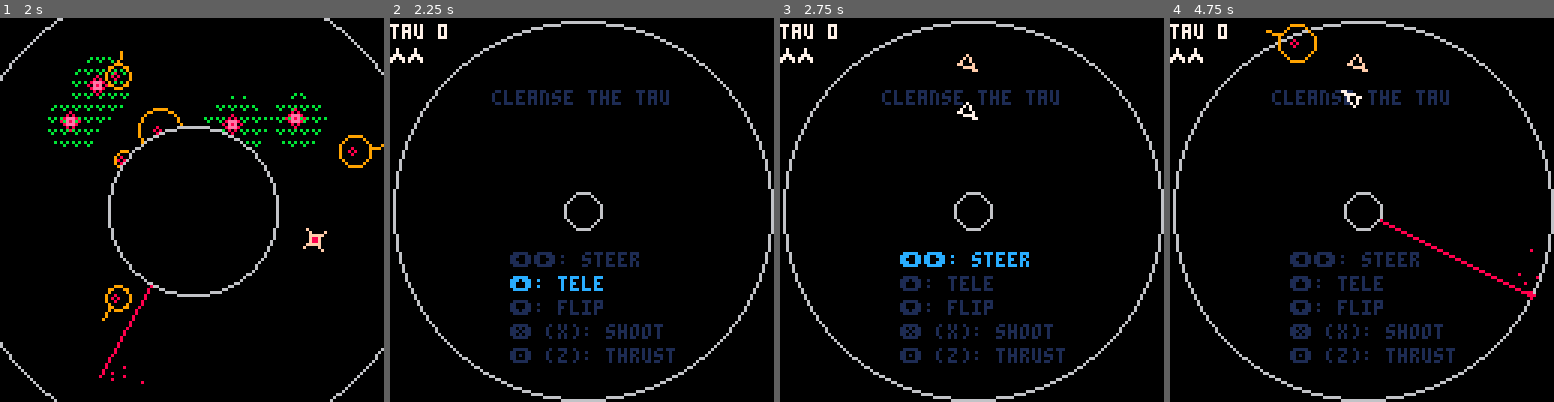
Above: before the commit, frames 1-4 (left to right).
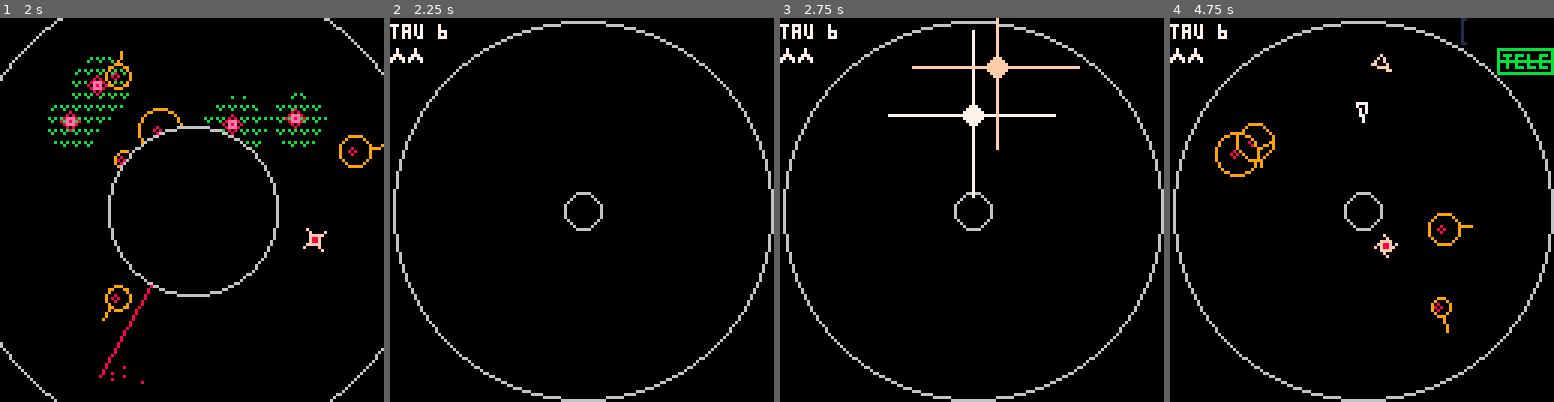
Above: after the commit, the same moments.

Repository: caseylabrack/laser
Game: PICO-8 cartridge zaag.p8
The game is run twice, just before and just after one commit, with the same random seed, the same clock (stepped at 60 frames per second) and the same inputs.
Inputs:
- Up to frame 1 (2 s): tap X (X key) at 0.33, 1.07, 1.85 s; tap O (Z key) at 0.7, 1.7 s; hold Right from 1.6 s (still down)
- Up to frame 2 (2.25 s): release Right at 2.1 s; tap O (Z key) at 2.1 s; hold Up from 2.15 s (still down)
- Up to frame 3 (2.75 s): release Up at 2.42 s; hold Right from 2.47 s (still down); tap O (Z key) at 2.5 s
- Up to frame 4 (4.75 s): tap O (Z key) every 0.4 s from 2.9 to 4.5 s; tap X (X key) at 2.97, 4.08 s; release Right at 3.03 s; hold Left 3.08-3.58 s; hold Down 3.63-3.97 s; hold Right 4.02-4.68 s; hold Up from 4.73 s (still down)

Frame 1 is identical in both runs. In frame 2, 3.3% of the frame differs, in the area x 13-75%, y 1-90%; in frame 3, 4.8%; in frame 4, 5.9%, in the area x 11-100%, y 0-90%.

Commit message:
player spawning, tele, dying, getting targeted. low on tokens

Diff:
--- a/zaag.p8
+++ b/zaag.p8
@@ -10,6 +10,7 @@
 --  game win: promenade. intro: gnome. boss: meno mosso
 --  improve level transition. particles? faux 3d (tempest)? ship zooms in (tempest)?
 --  different rocket trail
+--  gun ready animation maybe
 
 version=34
 dmg={
@@ -186,7 +187,8 @@
 end
 
 if boss.enabled then
-	local towardplayer=atan2(p.x-64,p.y-64)
+	local targetplayer=closestplayer(boss)
+	local towardplayer=atan2(targetplayer.x-64,targetplayer.y-64)
 	--boss attack
 	if boss.state=="spawn" then
 		if #boss.bulges<boss.spawnnum then
@@ -428,7 +430,7 @@
 -- safe zones
 for z in all(zs) do
 	if z.state=="idle" then
-		if touching(p,z) then
+		if touching(ps[1],z) or (ps[2].playing and ps[2].enabled and touching(ps[2],z)) then
 			z.state="shrinking"
 		end
 	elseif z.state=="shrinking" then
@@ -667,7 +669,7 @@
 	end
 
 	if not ps[1].enabled and not ps[2].enabled then
-		log="lose"
+--		log="lose"
 		extralives-=1
 		state="death"
 		local a=cocreate(death)
@@ -821,9 +823,9 @@
 	circ(v.x,v.y,v.r,tick-v.hit>2 and 9 or 7)
 	spr(2,v.x-4,v.y-4)
 	local a=atan2(v.dx,v.dy)-.5
-	local x=v.x+cos(a)*v.r
-	local y=v.y+sin(a)*v.r
-	local m=dist(0,0,v.dx,v.dy)*3
+	local x,y,m=v.x+cos(a)*v.r,
+													v.y+sin(a)*v.r,
+													dist(0,0,v.dx,v.dy)*3
 	line(x,y,x+cos(a)*m,y+sin(a)*m)
 end
 
@@ -845,7 +847,8 @@
 		end
 	end
 
-	local top=atan2(p.x-boss.x,p.y-boss.y)
+	local targetplayer=closestplayer(boss)
+	local top=atan2(targetplayer.x-boss.x,targetplayer.y-boss.y)
 	local x,y,x2,y2=0,52,20,72
 	palt(0,false)
 	palt(10,true)
@@ -856,7 +859,6 @@
 	sspr(x,y,wid,wid,
 	boss.x-scale/2,boss.y-scale/2,
 	scale,scale)
-	log=wid
 	palt()
 
 	-- if boss dying,center eye elements
@@ -875,47 +877,56 @@
 --bullet
 for b in all(bs) do
 	b:render()
---	line(b.x,b.y,b.x-b.dx,b.y-b.dy,12)
---end
---if b.enabled then
---	line(b.x,b.y,b.x-b.dx,b.y-b.dy,12)
-end
-
---for bp in all(b.parts) do
---	pset(bp.x,bp.y,12)
---end
+end
 
 if wipe and costatus(wipe)~="dead" then coresume(wipe) end
-if dethparts and costatus(dethparts)~="dead" then coresume(dethparts) end
+--if dethparts and costatus(dethparts)~="dead" then coresume(dethparts) end
 if blink and costatus(blink)~="dead" then coresume(blink) end
 
 pal()
 
 if state=="running" then
 	--gun countdown
---	local x,y,x2,y2=97,0,127,8
---	local pct=min(p.gun/p.gunfull,1)
---	local f=p.gun<p.gunfull and 1 or 12
---	if p.gunfail then
--- 	f=8
---		p.gunfail=false
---	end
---	clip(x,y,(x2-x)*pct+1,y2+1)
---	rect(x,y,x2,y2,f)
---	print("gun rdy",x+2,y+2,f)
---
---	--hop countdown
---	local f=p.charge<p.fullcharge and 3 or 11
---	if p.hopfail then
---		f=8
---		p.hopfail=false
---	end
--- local pct=min(p.charge/p.fullcharge,1)
---	local x,x2,y,y2=109,127,10,18
---	clip(x,y,(x2-x)*pct+1,10)
---	rect(x,y,x2,y2,f)
---	clip()
---	print("tele",x+2,y+2,f)
+	local p=ps[1]
+	local x,y,x2,y2=97,0,127,8
+	local pct=min(p.gun/p.gunfull,1)
+	local f=p.gun<p.gunfull and 1 or 12
+	if p.gunfail then
+ 	f=8
+		p.gunfail=false
+	end
+	clip(x,y,(x2-x)*pct+1,y2+1)
+	rect(x,y,x2,y2,f)
+	print("gun rdy",x+2,y+2,f)
+
+ --hop countdown
+	if not ps[2].playing then
+		local f=p.charge<p.fullcharge and 3 or 11
+		if p.hopfail then
+			f=8
+			p.hopfail=false
+		end
+	 local pct=min(p.charge/p.fullcharge,1)
+		local x,x2,y,y2=109,127,10,18
+		clip(x,y,(x2-x)*pct+1,10)
+		rect(x,y,x2,y2,f)
+		clip()
+		print("tele",x+2,y+2,f)
+	else
+		for p in all(ps) do
+			local f=p.charge<p.fullcharge and 3 or 11
+			if p.hopfail then
+				f=8
+				p.hopfail=false
+			end
+		 local pct=min(p.charge/p.fullcharge,1)
+			local x,x2,y,y2=109,127,p.id==0 and 10 or 14,p.id==0 and 14 or 18
+			clip(x,y,(x2-x)*pct+1,10)
+			rect(x,y,x2,y2,f)
+			clip()
+		end
+		print("tele",111,12,11)
+	end
 end
 
 if state=="running" or state=="setup" then
@@ -988,6 +999,7 @@
 function spawn()
 	state="setup"
 	i=10 c=15
+	sfx(18)--player spawn noise
 	for p in all(ps) do
 		p:spawn()
 	end
@@ -1448,21 +1460,6 @@
 		yield()
 	end
 end
-
--- bullet hit animation
---function b:splash(num)
---	local num=num or 10
---	for i=1,num do
---		local ps={}
---		ps.x,ps.y=self.x,self.y
---		local d=rnd(4)
---		local ang=rndr(-.2,.2)
---		ps.dx=cos(b.a+.5+ang)*d
---		ps.dy=sin(b.a+.5+ang)*d
---		ps.t=rnd(6)
---		add(self.parts,ps)
---	end
---end
 -->8
 --player
 
@@ -1471,6 +1468,7 @@
 		add(ps,
 			setmetatable({
 			playing=true,id=i-1,--plyrs 0 and 1
+			pcolor=i==1 and 7 or 15,
 			x=80,y=30,dx=0,dy=0,
 			a=.75,t=.25,rt=.05,r=3,friction=.92,
 			hop=25,charge=230,fullcharge=230,hopfail=false,hopfailtick=0,
@@ -1478,6 +1476,7 @@
 			gun=0,gunfull=120,gunfail=false,gunfailtick=0,
 			flipready=10,fliplast=0,
 			deathlines={},deathpnts={},
+			spawnticks=0,
 
 			update=function(_ENV)
 				if not enabled then return end
@@ -1489,6 +1488,25 @@
 					 a+=.5
 					 fliplast=tick
 				 end
+				end
+				if btn(⬆️,id) then
+				 if charge>fullcharge then
+						local x1,y1=x,y
+						x+=cos(a)*hop
+						y+=sin(a)*hop
+						thrusting=false
+--						blink=cocreate(blink_anim)
+--						coresume(blink,x1,y1,p.x,p.y)
+						charge=0
+--						sleep=8
+						sfx(22)
+					else
+						if tick-hopfailtick>2 then
+							hopfail=true
+							sfx(12)
+							hopfailtick=tick
+						end
+					end
 				end
 				if btn(thrust_btn,id) then
 					dx+=cos(a)*t
@@ -1525,12 +1543,32 @@
 
 			render=function(_ENV)
 				if not enabled then return end
-				local lines,fire,prow=coords(_ENV)
-				if thrusting then
-					circfill(fire.x,fire.y,1,rndr(8,11))
-				end
-				for l in all(lines) do
-					line(l.x1,l.y1,l.x2,l.y2,id==0 and 7 or 15)
+
+				if spawnticks<8 then
+					local lines,fire,prow=coords(_ENV)
+					if thrusting then
+						circfill(fire.x,fire.y,1,rndr(8,11))
+					end
+					for l in all(lines) do
+						line(l.x1,l.y1,l.x2,l.y2,pcolor)
+					end
+				end
+
+				if spawnticks>0 then
+					spawnticks-=1
+					color(pcolor)
+					local t=0
+					if spawnticks>8 then --expand
+						t=1-(spawnticks-8)/8
+					else --contract
+						t=spawnticks/8
+					end
+					t=easeoutexpo(t)
+					line(x,y,x+30*t,y)
+					line(x,y,x-30*t,y)
+					line(x,y,x,y+30*t)
+					line(x,y,x,y-30*t)
+					circfill(x,y,t*4)
 				end
 			end,
 
@@ -1554,8 +1592,10 @@
 			end,
 
 			spawn=function(_ENV)
-				x,a,dx,dy,charge,gun=64,-.1,0,0,fullcharge,0
+				a,dx,dy,charge,gun=-.1,0,0,fullcharge,0
 				y=id==0 and 32 or 16
+				x=id==0 and 64 or 72
+				spawnticks=16
 			end,
 
 			death=function(_ENV,cause)
@@ -1566,6 +1606,7 @@
 					l.dr=rnd(.05) l.r=atan2(l.x2-l.x1,l.y2-l.y1)
 					local ang=atan2(l.midx-x,l.midy-y)
 					l.dx+=cos(ang)*.25 l.dy+=sin(ang)*.25
+					l.t=rndr(120,150)
 					add(deathlines,l)
 				end
 
@@ -1579,12 +1620,13 @@
 					local ang=atan2(z.x-x,z.y-y)
 					z.dx+=cos(ang)*0.1
 					z.dy+=sin(ang)*0.1
+					z.t=rndr(120,150)
 					add(deathpnts,z)
 				end
 			end,
 
 			renderdeath=function(_ENV)
-				color(7)
+				color(pcolor)
 				for l in all(deathlines) do
 					l.midx+=l.dx
 					l.midy+=l.dy
@@ -1593,10 +1635,14 @@
 										l.midy-sin(l.r)*3,
 										l.midx+cos(l.r)*3,
 										l.midy+sin(l.r)*3)
+					l.t-=1
+					if l.t<0 then del(deathlines,l) end
 				end
 				for z in all(deathpnts) do
 					z.x+=z.dx z.y+=z.dy
 					pset(z.x,z.y)
+					z.t-=1
+					if z.t<0 then del(deathpnts,z) end
 				end
 			end,
 		},{__index=_ENV}))
@@ -1619,41 +1665,19 @@
 	end
 end
 
---player enter
-function penter(x,y,duration)
---	local start=tick
---	local t=0
---	local dur=duration/2
---	sfx(18)
---	while t<1 do
---		t=(tick-start)/dur
---		t=easeoutexpo(t)
---		color(7)
---		line(x,y,x+30*t,y)
---		line(x,y,x-30*t,y)
---		line(x,y,x,y+30*t)
---		line(x,y,x,y-30*t)
---		circfill(x,y,t*4)
---		yield()
---	end
---	start=tick
---	t=0
---	while t<1 do
---		t=(tick-start)/dur
---		t=easeoutexpo(t)
---		line(x,y,x+30*(1-t),y)
---		line(x,y,x-30*(1-t),y)
---		line(x,y,x,y+30*(1-t))
---		line(x,y,x,y-30*(1-t))
---		circfill(x,y,(1-t)*6,7)
---		yield()
---	end
+function closestplayer(t)
+	if not ps[2].playing or (ps[2].playing and not ps[2].enabled) then
+		return ps[1]
+	else
+		local dist1=distt(t,ps[1])
+		local dist2=distt(t,ps[2])
+		return dist1<dist2 and ps[1] or ps[2]
+	end
 end
 -->8
 --title screen
 function title_setup()
-	lz={}	zs={} hs={} rs={} fs={}
---	b.enabled=false b.parts={}
+	clearlevel()
 	inner.enabled=true
 	local a=rnd()
 	add(lz,{a=a,x=64+cos(a)*63,y=64+sin(a)*63,speed=.005,parts={index=0}})
@@ -1773,8 +1797,8 @@
 		yield()
 	end
 	dset(2,difficulty)
---	lvl=12
-	if difficulty==1 then lvl=0 else lvl=1 end
+	lvl=6
+--	if difficulty==1 then lvl=0 else lvl=1 end
 	mulligans=mulldiff[difficulty]
 	extralives=mulligans
 	state="wipe"
